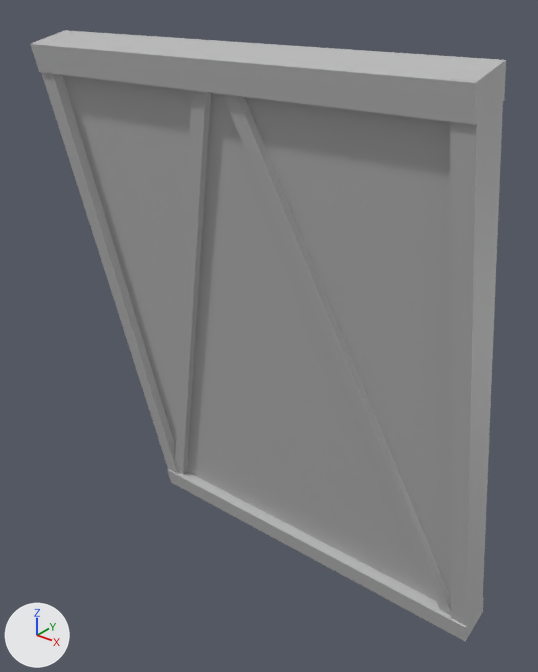
The FBX model 3D/Batiment/MaisonRicheVillage/MaisRich_Mur_et_ext.fbx, before and after one commit.
Camera for both pictures: a 50 mm lens placed at (0.673, -0.387, 0.868), pointed at (0.379, -0.021, 0.641). Lighting does not change. The marker at lower left points along +X, +Y and +Z. Where no turn or scale is listed for an object, it has been applied to the vertices.
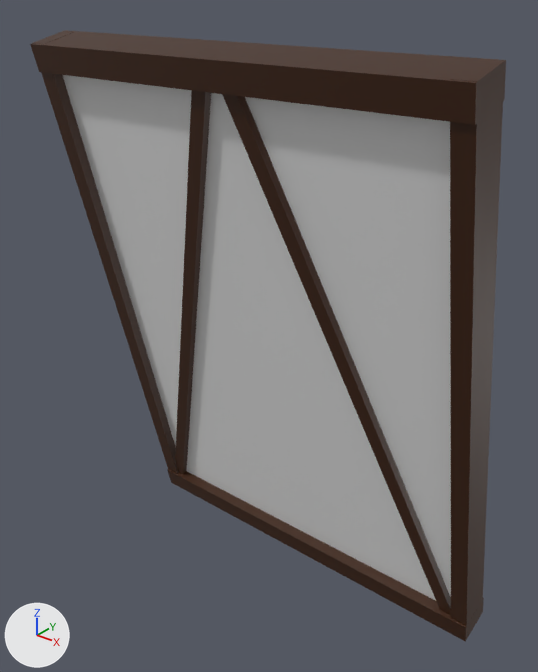
Edits to the scene script, one JSON object a line:
```json
{"op": "add", "block": "mat_mur", "code": ["mat_mur = principled_material('Mur')", "mat_mur.base_color = (0.78, 0.78, 0.78)  # white #e5e5e5"]}
{"op": "add", "block": "mat_bois", "code": ["mat_bois = principled_material('Bois')", "mat_bois.base_color = (0.047, 0.0119, 0.0)  # brown #3d1c00"]}
{"block": "me_mesh", "where": "me_mesh.from_pydata(...)  # 56 vertices, 42 faces; spans x -0.152..0.152, y -0.061..0.061, z -0.203..0.203"}
{"block": "me_mesh", "where": "# used by ob_polysurface34; location = (0.3857, -0.0219, 0.6316)"}
{"block": "me_mesh", "change": "me_mesh part 1: all 2 faces centred in x 0.0, y -0.006..0.004, z -0.002..0.0 switch from mat_defaultpolygonshader (grey #bcbcbc) to mat_mur (white #e5e5e5)"}
{"block": "me_mesh", "change": "me_mesh part 2: 36 of the faces centred in x -0.152..0.152, y -0.059..0.059, z -0.2..0.2 switch from mat_defaultpolygonshader (grey #bcbcbc) to mat_bois (brown #3d1c00)"}
```

Pixel boxes (x1, y1, x2, y2) of what changed, in the pictures (538 x 672 px):
```json
{"part": 1, "of": "me_mesh", "change": "recoloured", "before": [63, 75, 451, 601], "after": [63, 75, 451, 601]}
{"part": 2, "of": "me_mesh", "change": "recoloured", "before": [30, 30, 506, 642], "after": [30, 30, 506, 642], "on screen": "grey to brown"}
```
